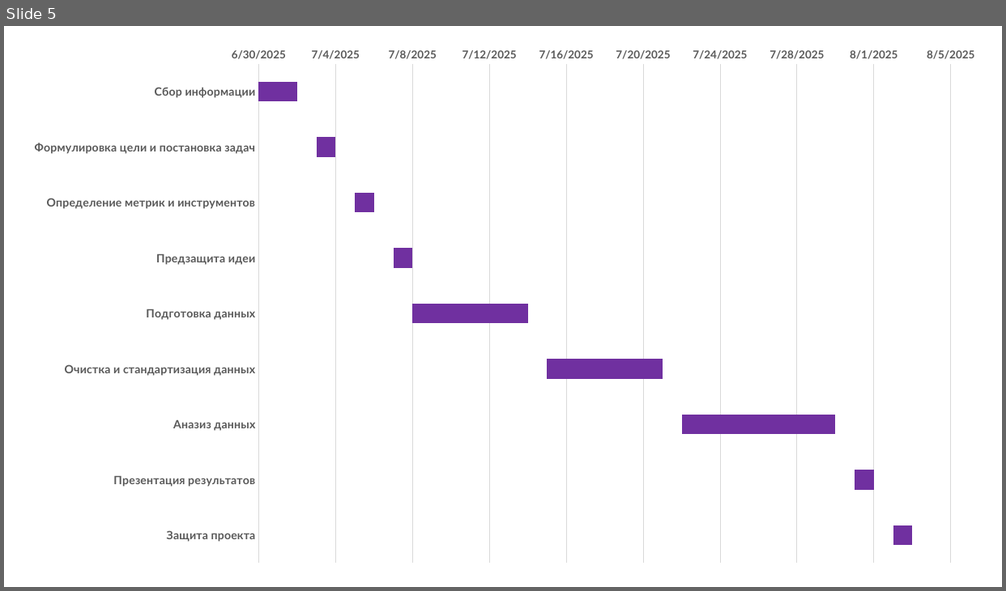
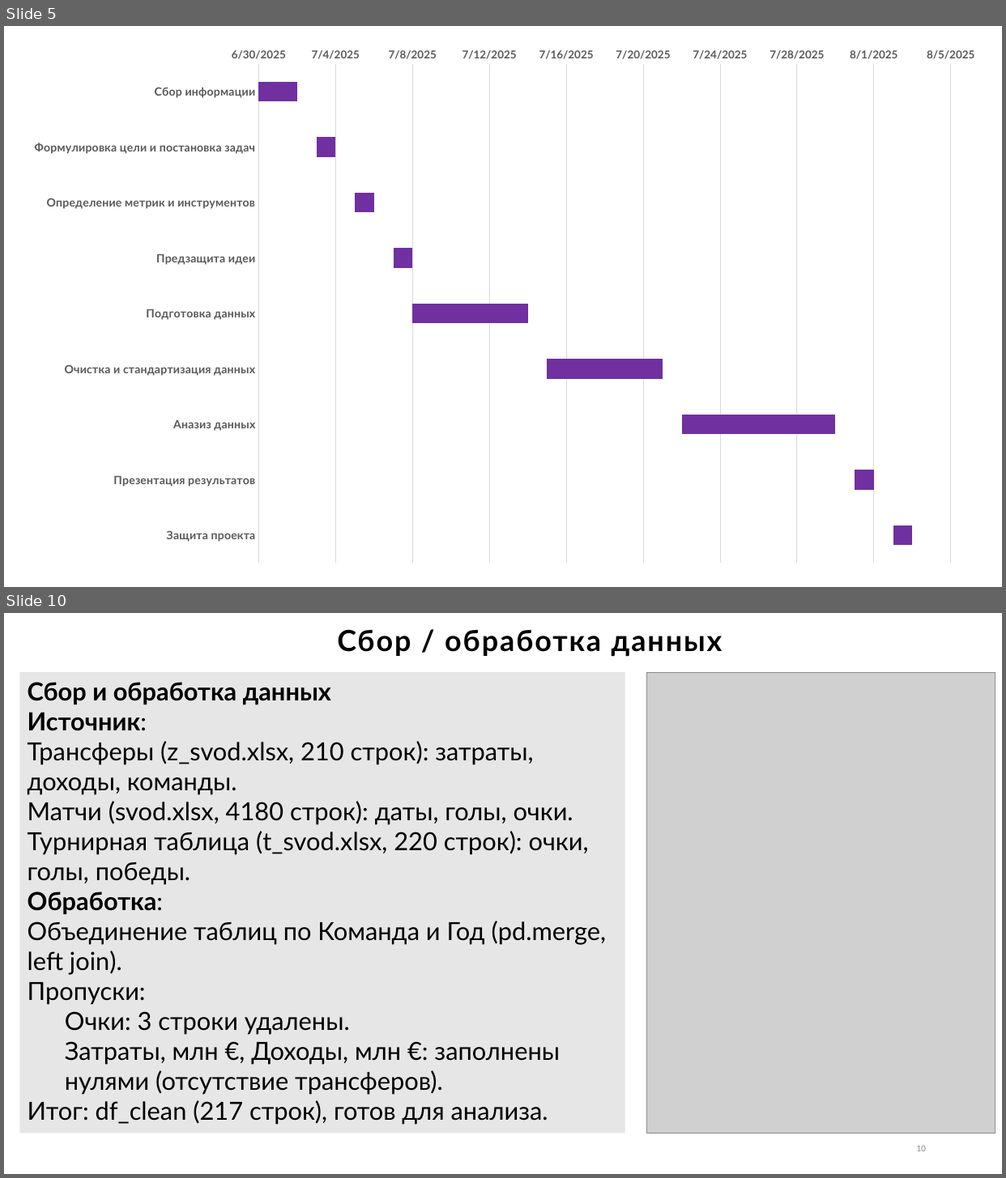
Before and after one commit to dimasultan/APL, a slide deck: АПЛ.pptx. Shown one above the other, each under a label of ours: slide 5 before the commit, slides 5 and 10 after it; the slides between them are not shown. The pictures are 1006x591 and 1006x1178 pixels, drawn with LibreOffice and Linux fonts; fonts in the diff are those of the drawing; grey boxes stand for pictures. Boxes give left, top, right and bottom in pixels: in the first picture for what was removed or moved away, otherwise in the second. Text is boxed around its words. In the diff, an @@ line names an element or a change of style, - is before the commit and + after.

```diff
--- a/АПЛ.pptx
+++ b/АПЛ.pptx
@@ slide 10 added at (4, 613, 1002, 1174), background #FFFFFF @@
@@ title added at (337, 629, 722, 657), 28 pt, text #000000, bold @@
+Сбор / обработка данных
@@ rectangle added at (19, 672, 625, 1133), fill #E7E6E6, 24 pt, text #000000 @@
+Сбор и обработка данных
+Источник:
+Трансферы (z_svod.xlsx, 210 строк): затраты, доходы, команды.
+Матчи (svod.xlsx, 4180 строк): даты, голы, очки.
+Турнирная таблица (t_svod.xlsx, 220 строк): очки, голы, победы.
+Обработка:
+Объединение таблиц по Команда и Год (pd.merge, left join).
+Пропуски:
+  Очки: 3 строки удалены.
+  Затраты, млн €, Доходы, млн €: заполнены нулями (отсутствие трансферов).
+Итог: df_clean (217 строк), готов для анализа.
@@ picture added at (647, 672, 995, 1133) @@
@@ page number added at (916, 1145, 926, 1152), 9 pt, text #8C8C8C @@
+10
```
Also in this commit, not shown: 2 slides changed, 15 other slides added.
